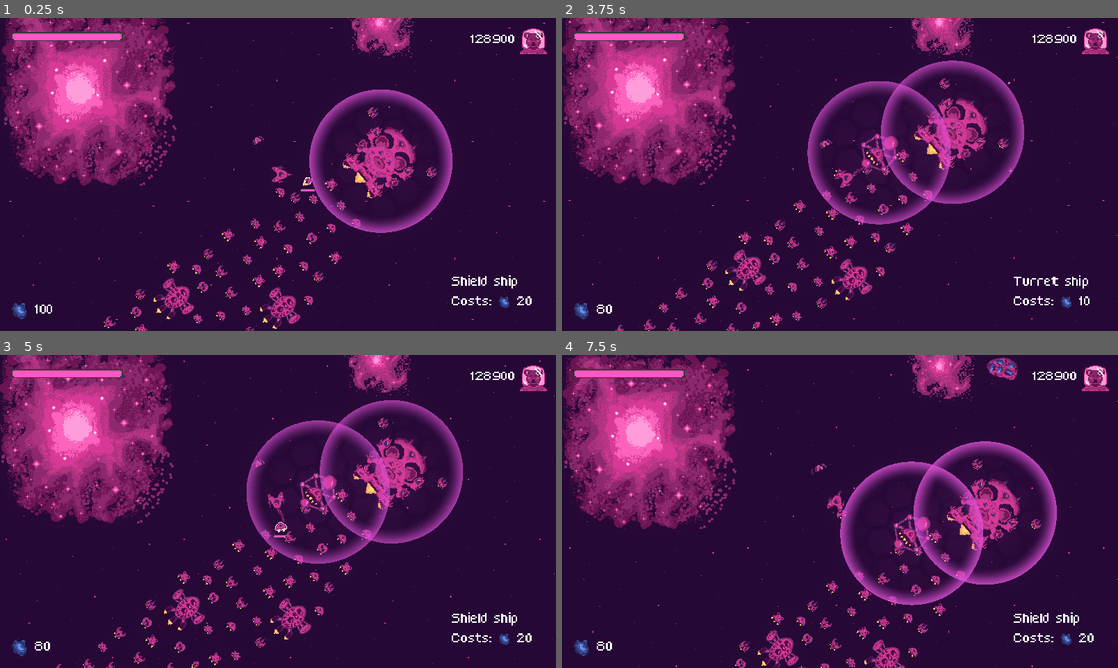
Above: before the commit, frames 1-4 (two rows, left to right).
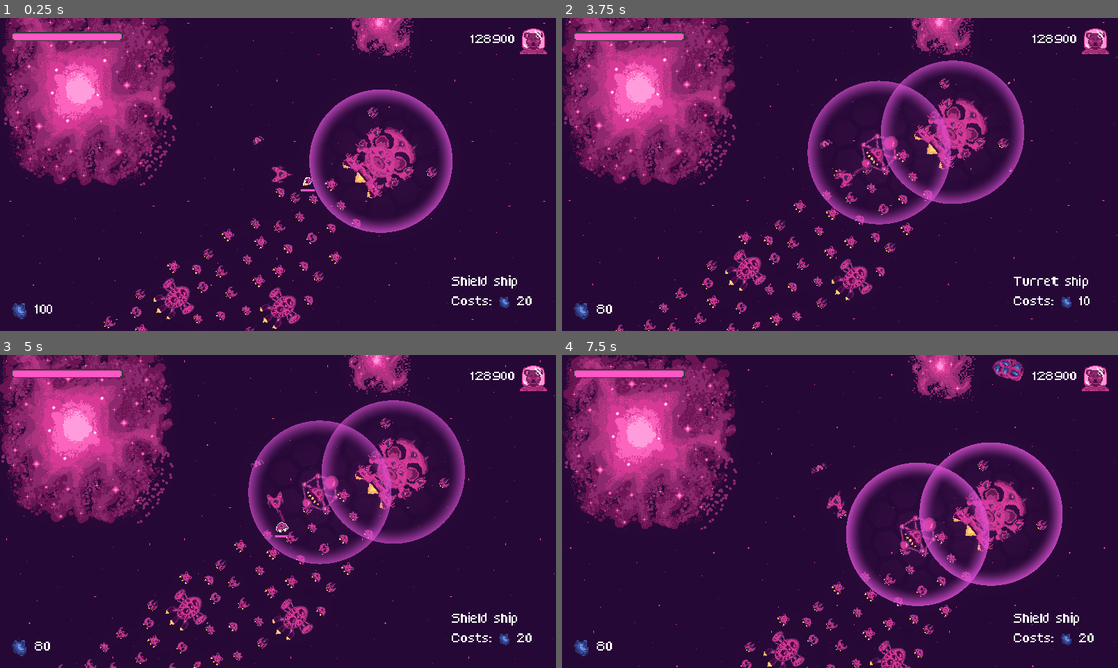
Above: after the commit, the same moments.

Repository: bear-minimum-studio/space-bear
Game: Godot game, scene res://Game.tscn
Same seed, same stepped clock (60 frames per second), same inputs: the game is played once before the commit and once after it.
Inputs:
- Up to frame 1 (0.25 s): no input
- Up to frame 2 (3.75 s): tap Enter (upgrade) at 0.5 s; hold Right (turn_right) 0.53-1.28 s; hold X (cycle_selection) 0.53-1.28 s; hold Ctrl (brake) 1.28-2.03 s; tap Down (decelerate) at 1.35 s; hold Right (turn_right) 2.03-2.78 s; hold Space (fire) 2.03-2.78 s; hold Up (accelerate) 2.78-3.53 s; tap C (follow_me) at 2.85 s; hold Left (turn_left) from 3.53 s (still down); hold G (grappling_hook) from 3.53 s (still down)
- Up to frame 3 (5 s): keep holding Left (turn_left); release G (grappling_hook) at 4.28 s; tap X (cycle_selection) at 4.35 s
- Up to frame 4 (7.5 s): release Left (turn_left) at 5.03 s; hold Ctrl (brake) 5.03-5.78 s; tap Down (decelerate) at 5.1 s; hold Right (turn_right) 5.78-6.53 s; tap Space (fire) at 5.85 s; hold Up (accelerate) 6.53-7.28 s; hold C (follow_me) 6.53-7.28 s; hold Right (turn_right) from 7.28 s (still down); tap G (grappling_hook) at 7.35 s

The runs differ from the first frame. In frame 1, less than 0.1% of the frame differs, in the area x 65-67%, y 48-50%; in frame 2, 0.2%; in frame 3, 5.2%; in frame 4, 15%, in the area x 0-100%, y 0-100%.

Commit message:
feat: add healing turret on mothership

Diff:
--- a/npc/mother-ship/MotherShip.tscn
+++ b/npc/mother-ship/MotherShip.tscn
@@ -6,6 +6,7 @@
 [ext_resource type="PackedScene" uid="uid://djo7oaxj6obr3" path="res://shield/Shield.tscn" id="5_7a3ox"]
 [ext_resource type="PackedScene" uid="uid://cd5agnegfannm" path="res://weapons/turrets/bullet-turrets/AutoBulletTurret.tscn" id="5_vqqiw"]
 [ext_resource type="PackedScene" uid="uid://myhvoxif2wyo" path="res://weapons/turrets/laser-turrets/AutoLaserTurret.tscn" id="6_c82vx"]
+[ext_resource type="PackedScene" path="res://weapons/turrets/healing-turrets/AutoHealingTurret.tscn" id="7_cfp20"]
 
 [sub_resource type="CapsuleShape2D" id="CapsuleShape2D_tks0q"]
 radius = 71.0
@@ -78,3 +79,8 @@
 turret_range = 1000.0
 laser_range = 1000.0
 turret_allegiance = 1
+
+[node name="AutoHealingTurret" parent="Turrets" index="5" instance=ExtResource("7_cfp20")]
+position = Vector2(-55, 0)
+turret_range = 800.0
+laser_range = 800.0
Not shown: 1 places in npc/mother-ship/MotherShip.tscn that only renumber resources
